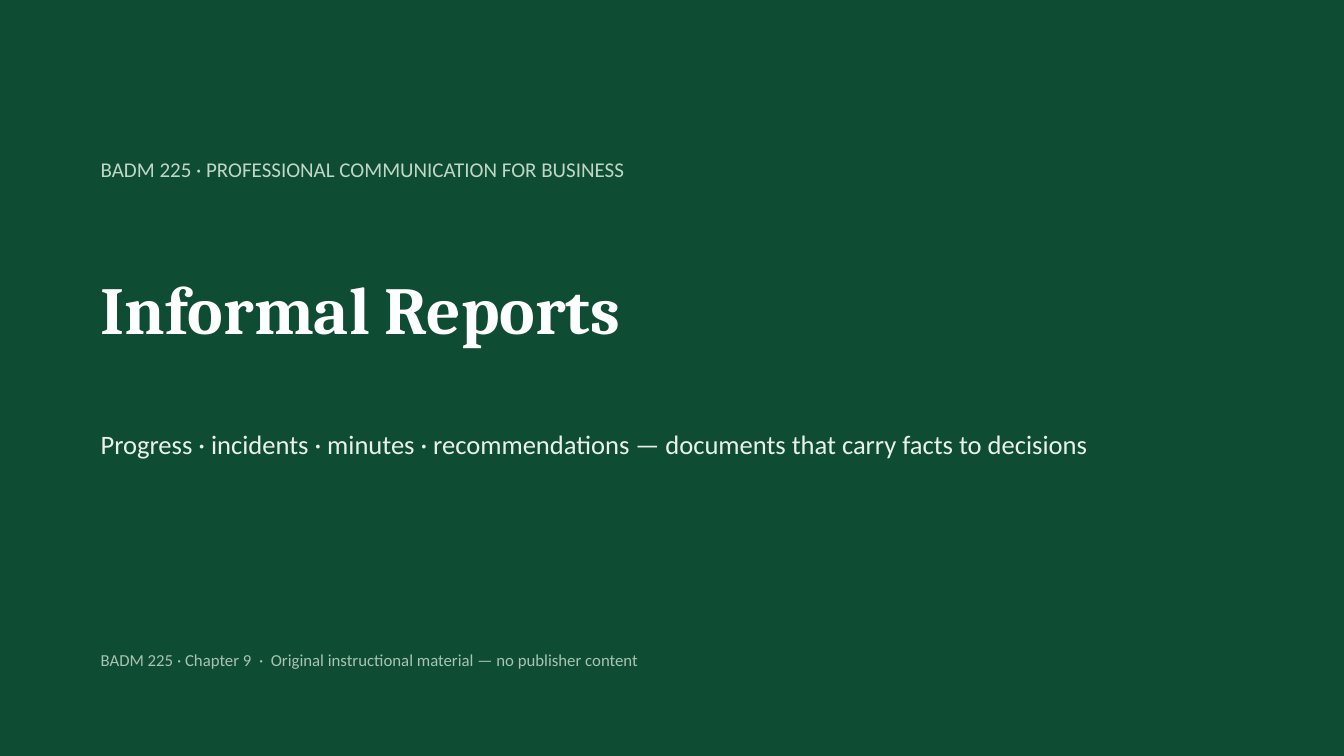
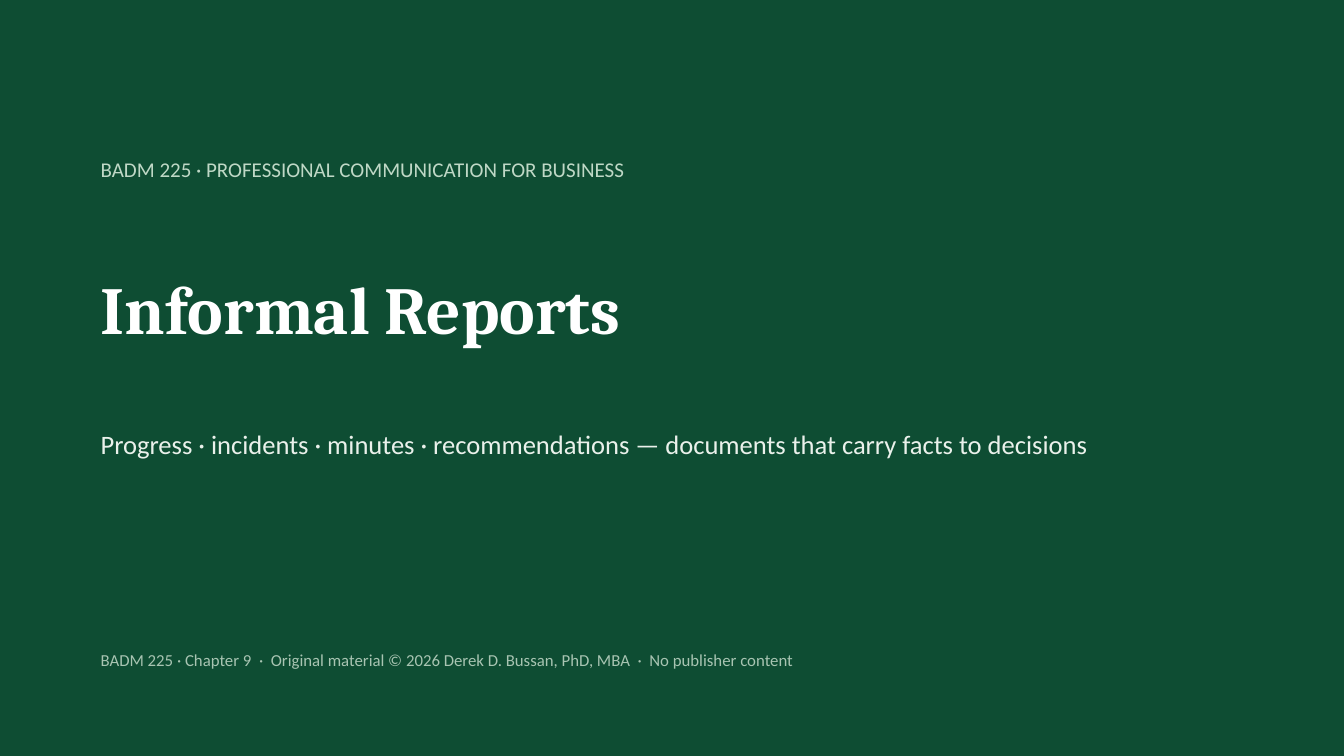
Before and after one commit to dbussan/badm-225, a slide deck: slide 1 of slides/ch09-informal-reports.pptx. Drawn at 1344x756 pixels with LibreOffice and Linux fonts; fonts in the diff are those of the drawing. Boxes give left, top, right and bottom in pixels: in the first picture for what was removed or moved away, otherwise in the second. Text is boxed around its words. In the diff, an @@ line names an element or a change of style, - is before the commit and + after.

```diff
--- a/slides/ch09-informal-reports.pptx
+++ b/slides/ch09-informal-reports.pptx
@@ text at bbox=[101, 654, 793, 669]: text changed @@
-BADM 225 · Chapter 9 · Original instructional material — no publisher content
+BADM 225 · Chapter 9 · Original material © 2026 Derek D. Bussan, PhD, MBA · No publisher content
```
Also in this commit, not shown: 17 other files.
